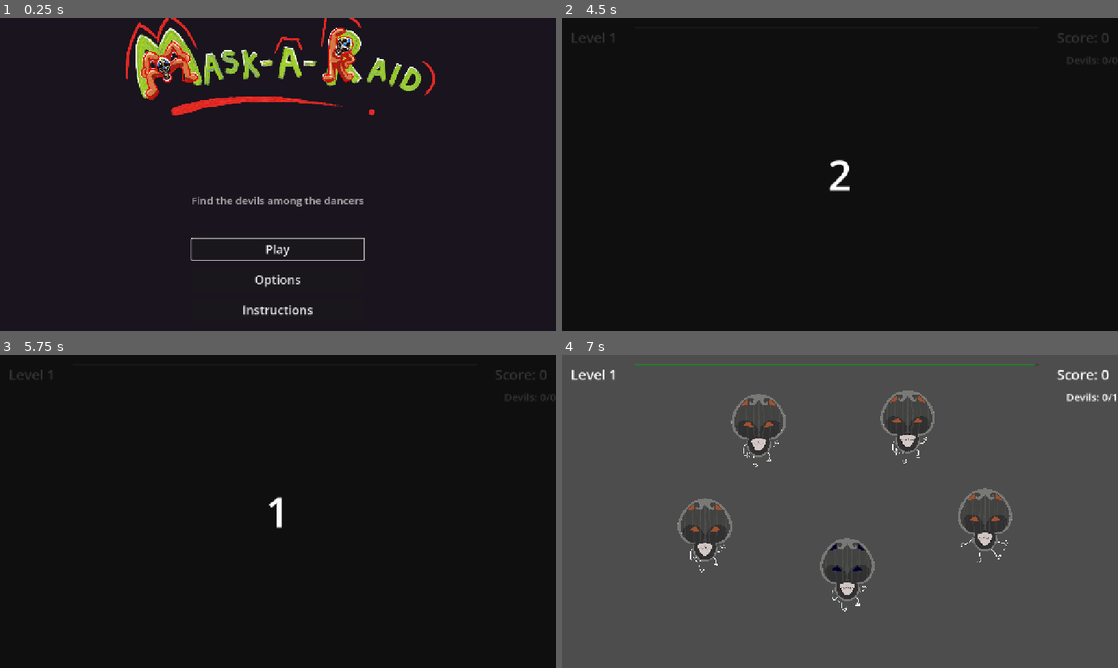
Above: before the commit, frames 1-4 (two rows, left to right).
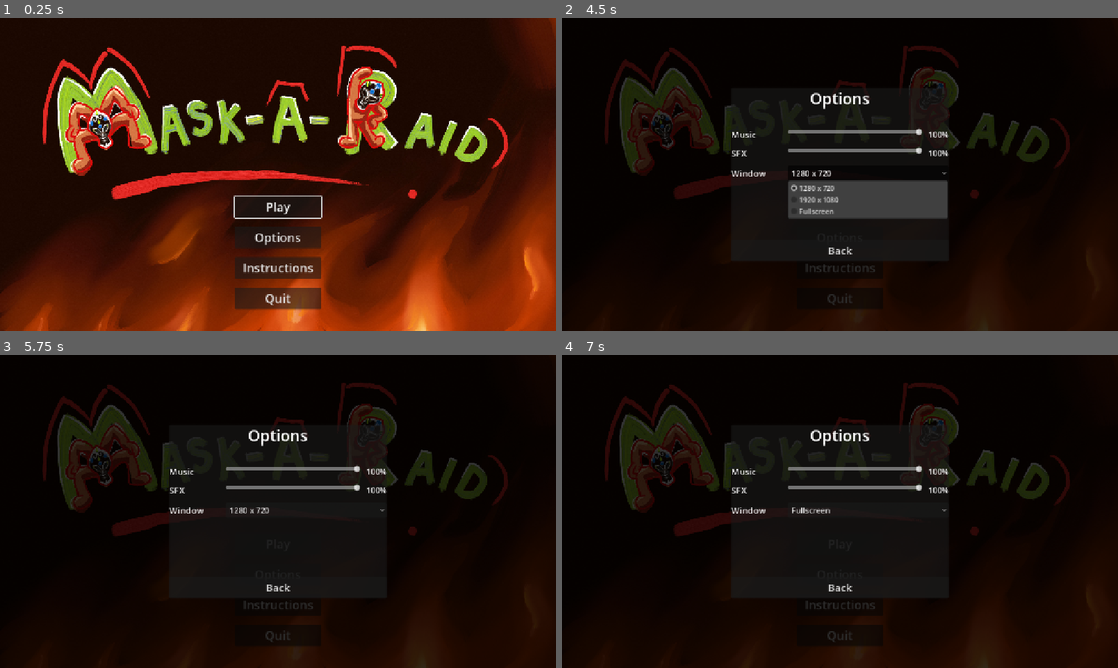
Above: after the commit, the same moments.

Repository: fahim-mygithub/Mask-A-Raid
Game: Godot game, scene res://scenes/main_menu.tscn
Two runs of this game, one before a commit and one after it. Both use one fixed random seed, a clock stepped at 60 frames per second and the inputs below.
Inputs (mouse positions are in pixels of both pictures, inside the frame that each line leads up to):
- Up to frame 1 (0.25 s): no input
- Up to frame 2 (4.5 s): click "Options" at 0.5 s; click "Instructions" at 1.25 s; click "Play" at 2 s; click "Play" at 2.75 s; click (840, 230) at 3.5 s, where only the run before the commit has a clickable "START"; click (867, 174) at 4.25 s, where only the run after the commit has a clickable "1280 x 720"
- Up to frame 3 (5.75 s): click (278, 605) at 5 s, where only the run after the commit has a clickable "Instructions"
- Up to frame 4 (7 s): click (867, 511) at 5.75 s, where only the run after the commit has a clickable "1280 x 720"; click (840, 542) at 6.5 s, where only the run after the commit has a clickable "Play"

The runs differ from the first frame. In frame 1, 98% of the frame differs, in the area x 0-100%, y 0-100%; in frame 2, 12%; in frame 3, 8.6%; in frame 4, 100%.

Commit message:
Add game scene visuals and custom cursor
- Add animated fire with boomerang animation (fire_1 to fire_7)
- Add background image and trees foreground layer
- Implement dynamic dancer z-ordering (behind/in front of fire)
- Add custom cursor (normal and hover states)
- Update main menu with fire background and larger title
- Position dance path to match ground oval

Diff:
--- a/scenes/main.tscn
+++ b/scenes/main.tscn
@@ -1,15 +1,21 @@
 [gd_scene format=3]
 
 [ext_resource type="Script" path="res://scripts/main.gd" id="1_main"]
+[ext_resource type="Texture2D" path="res://assets/ingame_scene_assets/mask_a_raid_background_gameqlay_no_fire_ground.jpg" id="2_bg"]
+[ext_resource type="Texture2D" path="res://assets/ingame_scene_assets/mask_a_raid_background_gameqlay_trees.png" id="3_trees"]
 
 [node name="Main" type="Node2D" unique_id=535886802]
 script = ExtResource("1_main")
 
-[node name="Background" type="ColorRect" parent="." unique_id=363746796]
-anchors_preset = 15
-anchor_right = 1.0
-anchor_bottom = 1.0
-color = Color(0.15, 0.1, 0.2, 1)
+[node name="Background" type="Sprite2D" parent="." unique_id=363746796]
+z_index = -10
+texture = ExtResource("2_bg")
+centered = false
+
+[node name="TreesLayer" type="Sprite2D" parent="."]
+z_index = 100
+texture = ExtResource("3_trees")
+centered = false
 
 [node name="GameArea" type="Node2D" parent="." unique_id=2113108269]
 
--- a/scenes/main_menu.tscn
+++ b/scenes/main_menu.tscn
@@ -1,11 +1,12 @@
-[gd_scene format=3]
+[gd_scene format=3 uid="uid://dx2v50dwkbn52"]
 
-[ext_resource type="Script" path="res://scripts/main_menu.gd" id="1_l6cm7"]
-[ext_resource type="Texture2D" path="res://assets/title_screen-assets/mask_a_raid_title_transparent.png" id="2_title"]
+[ext_resource type="Script" uid="uid://bkibjbodpomms" path="res://scripts/main_menu.gd" id="1_l6cm7"]
+[ext_resource type="Texture2D" uid="uid://blmpcf4blcpax" path="res://assets/title_screen-assets/mask_a_raid_title_transparent.png" id="2_title"]
 [ext_resource type="PackedScene" path="res://scenes/options_menu.tscn" id="3_options"]
-[ext_resource type="Texture2D" path="res://assets/title_screen-assets/Help_Menu.png" id="4_help"]
+[ext_resource type="Texture2D" uid="uid://qp2hxlgu0u1f" path="res://assets/title_screen-assets/Help_Menu.png" id="4_help"]
+[ext_resource type="Texture2D" uid="uid://b33cthvxellby" path="res://assets/title_screen-assets/title_fire_only.jpg" id="5_fire_bg"]
 
-[node name="root" type="Control"]
+[node name="root" type="Control" unique_id=790012264]
 layout_mode = 3
 anchors_preset = 15
 anchor_right = 1.0
@@ -14,115 +15,112 @@
 grow_vertical = 2
 script = ExtResource("1_l6cm7")
 
-[node name="Background" type="ColorRect" parent="."]
-layout_mode = 1
-anchors_preset = 15
-anchor_right = 1.0
-anchor_bottom = 1.0
-color = Color(0.1, 0.08, 0.12, 1)
-
-[node name="MainVBox" type="VBoxContainer" parent="."]
+[node name="Background" type="TextureRect" parent="." unique_id=2142848229]
 layout_mode = 1
 anchors_preset = 15
 anchor_right = 1.0
 anchor_bottom = 1.0
 grow_horizontal = 2
 grow_vertical = 2
-theme_override_constants/separation = 0
+texture = ExtResource("5_fire_bg")
+expand_mode = 1
+stretch_mode = 6
 
-[node name="TitleContainer" type="CenterContainer" parent="MainVBox"]
-layout_mode = 2
-size_flags_vertical = 3
-size_flags_stretch_ratio = 2.0
-
-[node name="TitleImage" type="TextureRect" parent="MainVBox/TitleContainer"]
-custom_minimum_size = Vector2(1600, 450)
-layout_mode = 2
+[node name="TitleImage" type="TextureRect" parent="." unique_id=327632167]
+layout_mode = 1
+anchors_preset = -1
+anchor_left = 0.075
+anchor_top = 0.02
+anchor_right = 0.925
+anchor_bottom = 0.5
+offset_left = -213.0
+offset_top = -6.3999996
+offset_right = 184.0
+offset_bottom = 325.0
+grow_horizontal = 2
 texture = ExtResource("2_title")
 expand_mode = 1
 stretch_mode = 5
 
-[node name="ContentContainer" type="CenterContainer" parent="MainVBox"]
-layout_mode = 2
-size_flags_vertical = 3
-size_flags_stretch_ratio = 1.5
+[node name="ContentContainer" type="CenterContainer" parent="." unique_id=1271580644]
+layout_mode = 1
+anchors_preset = -1
+anchor_top = 0.5
+anchor_right = 1.0
+anchor_bottom = 1.0
+grow_horizontal = 2
+grow_vertical = 2
 
-[node name="VBoxContainer" type="VBoxContainer" parent="MainVBox/ContentContainer"]
+[node name="VBoxContainer" type="VBoxContainer" parent="ContentContainer" unique_id=965424628]
 layout_mode = 2
 theme_override_constants/separation = 20
 
-[node name="Subtitle" type="Label" parent="MainVBox/ContentContainer/VBoxContainer"]
-layout_mode = 2
-theme_override_font_sizes/font_size = 24
-theme_override_colors/font_color = Color(0.7, 0.7, 0.7, 1)
-text = "Find the devils among the dancers"
-horizontal_alignment = 1
-
-[node name="Spacer" type="Control" parent="MainVBox/ContentContainer/VBoxContainer"]
-custom_minimum_size = Vector2(0, 30)
-layout_mode = 2
-
-[node name="PlayButton" type="Button" parent="MainVBox/ContentContainer/VBoxContainer"]
+[node name="PlayButton" type="Button" parent="ContentContainer/VBoxContainer" unique_id=2000181340]
 custom_minimum_size = Vector2(200, 50)
 layout_mode = 2
 theme_override_font_sizes/font_size = 28
 text = "Play"
 
-[node name="OptionsButton" type="Button" parent="MainVBox/ContentContainer/VBoxContainer"]
+[node name="OptionsButton" type="Button" parent="ContentContainer/VBoxContainer" unique_id=1260498720]
 custom_minimum_size = Vector2(200, 50)
 layout_mode = 2
 theme_override_font_sizes/font_size = 28
 text = "Options"
 
-[node name="InstructionsButton" type="Button" parent="MainVBox/ContentContainer/VBoxContainer"]
+[node name="InstructionsButton" type="Button" parent="ContentContainer/VBoxContainer" unique_id=1448220368]
 custom_minimum_size = Vector2(200, 50)
 layout_mode = 2
 theme_override_font_sizes/font_size = 28
 text = "Instructions"
 
-[node name="QuitButton" type="Button" parent="MainVBox/ContentContainer/VBoxContainer"]
+[node name="QuitButton" type="Button" parent="ContentContainer/VBoxContainer" unique_id=132194174]
 custom_minimum_size = Vector2(200, 50)
 layout_mode = 2
 theme_override_font_sizes/font_size = 28
 text = "Quit"
 
-[node name="OptionsMenu" parent="." instance=ExtResource("3_options")]
+[node name="OptionsMenu" parent="." unique_id=1248659011 instance=ExtResource("3_options")]
 visible = false
+layout_mode = 1
 
-[node name="InstructionsPopup" type="ColorRect" parent="."]
+[node name="InstructionsPopup" type="ColorRect" parent="." unique_id=757943675]
 visible = false
 layout_mode = 1
 anchors_preset = 15
 anchor_right = 1.0
 anchor_bottom = 1.0
+grow_horizontal = 2
+grow_vertical = 2
 color = Color(0, 0, 0, 0.9)
 
-[node name="CenterContainer" type="CenterContainer" parent="InstructionsPopup"]
+[node name="CenterContainer" type="CenterContainer" parent="InstructionsPopup" unique_id=1893107159]
 layout_mode = 1
 anchors_preset = 15
 anchor_right = 1.0
 anchor_bottom = 1.0
+grow_horizontal = 2
+grow_vertical = 2
 
-[node name="VBox" type="VBoxContainer" parent="InstructionsPopup/CenterContainer"]
+[node name="VBox" type="VBoxContainer" parent="InstructionsPopup/CenterContainer" unique_id=1040957456]
 layout_mode = 2
 theme_override_constants/separation = 20
 
-[node name="HelpImage" type="TextureRect" parent="InstructionsPopup/CenterContainer/VBox"]
+[node name="HelpImage" type="TextureRect" parent="InstructionsPopup/CenterContainer/VBox" unique_id=454278013]
 custom_minimum_size = Vector2(1400, 700)
 layout_mode = 2
 texture = ExtResource("4_help")
 expand_mode = 1
 stretch_mode = 5
 
-[node name="CloseButton" type="Button" parent="InstructionsPopup/CenterContainer/VBox"]
+[node name="CloseButton" type="Button" parent="InstructionsPopup/CenterContainer/VBox" unique_id=863854741]
 custom_minimum_size = Vector2(200, 50)
 layout_mode = 2
 size_flags_horizontal = 4
 theme_override_font_sizes/font_size = 24
 text = "Close"
 
-[connection signal="pressed" from="MainVBox/ContentContainer/VBoxContainer/PlayButton" to="." method="_on_play_pressed"]
-[connection signal="pressed" from="MainVBox/ContentContainer/VBoxContainer/OptionsButton" to="." method="_on_options_pressed"]
-[connection signal="pressed" from="MainVBox/ContentContainer/VBoxContainer/InstructionsButton" to="." method="_on_instructions_pressed"]
-[connection signal="pressed" from="MainVBox/ContentContainer/VBoxContainer/QuitButton" to="." method="_on_quit_pressed"]
+[connection signal="pressed" from="ContentContainer/VBoxContainer/PlayButton" to="." method="_on_play_pressed"]
+[connection signal="pressed" from="ContentContainer/VBoxContainer/OptionsButton" to="." method="_on_options_pressed"]
+[connection signal="pressed" from="ContentContainer/VBoxContainer/InstructionsButton" to="." method="_on_instructions_pressed"]
+[connection signal="pressed" from="ContentContainer/VBoxContainer/QuitButton" to="." method="_on_quit_pressed"]
 [connection signal="pressed" from="InstructionsPopup/CenterContainer/VBox/CloseButton" to="." method="_on_instructions_close"]
--- /dev/null
+++ b/scripts/autoload/fire_animation_loader.gd
@@ -0,0 +1,48 @@
+extends Node
+class_name FireAnimationLoader
+## Loads fire animation frames and creates a boomerang-style SpriteFrames resource.
+## Frames play: 1→2→3→4→5→6→7→6→5→4→3→2→(loop)
+
+const FIRE_FRAME_COUNT := 7
+const FIRE_PATH_TEMPLATE := "res://assets/ingame_scene_assets/fire_%d.png"
+const ANIMATION_FPS := 12.0
+
+static var _sprite_frames: SpriteFrames = null
+
+
+static func get_sprite_frames() -> SpriteFrames:
+	if _sprite_frames != null:
+		return _sprite_frames
+
+	_sprite_frames = SpriteFrames.new()
+
+	## Remove default animation
+	if _sprite_frames.has_animation("default"):
+		_sprite_frames.remove_animation("default")
+
+	## Create fire animation
+	_sprite_frames.add_animation("fire")
+	_sprite_frames.set_animation_speed("fire", ANIMATION_FPS)
+	_sprite_frames.set_animation_loop("fire", true)
+
+	## Load frames 1-7 (forward)
+	var textures: Array[Texture2D] = []
+	for i in range(1, FIRE_FRAME_COUNT + 1):
+		var path := FIRE_PATH_TEMPLATE % i
+		var texture := load(path) as Texture2D
+		if texture:
+			textures.append(texture)
+		else:
+			push_warning("[FireAnimationLoader] Failed to load: " + path)
+
+	## Add frames in boomerang order: 1,2,3,4,5,6,7,6,5,4,3,2
+	## Forward: 1→7
+	for i in range(textures.size()):
+		_sprite_frames.add_frame("fire", textures[i])
+
+	## Backward: 6→2 (skip 7 and 1 to avoid duplicates at transition)
+	for i in range(textures.size() - 2, 0, -1):
+		_sprite_frames.add_frame("fire", textures[i])
+
+	print("[FireAnimationLoader] Created boomerang animation with %d frames" % _sprite_frames.get_frame_count("fire"))
+	return _sprite_frames
--- a/scripts/autoload/game_manager.gd
+++ b/scripts/autoload/game_manager.gd
@@ -21,6 +21,11 @@
 var time_remaining: float = 0.0
 var timer_active: bool = false
 
+## Custom cursor textures
+var cursor_normal: Texture2D
+var cursor_hover: Texture2D
+var cursor_hotspot: Vector2 = Vector2(16, 16)  ## Center of 32x32 cursor
+
 ## Scoring configuration
 const SCORE_CORRECT: int = 100
 const SCORE_WRONG: int = -50
@@ -44,6 +49,77 @@
 func _ready() -> void:
 	print("[GameManager] Initialized")
 	print("[GameManager] Initial state: ", State.keys()[current_state])
+	_load_custom_cursors()
+
+
+func _load_custom_cursors() -> void:
+	cursor_normal = load("res://assets/cursor_asset/Target_Cursor.png")
+	cursor_hover = load("res://assets/cursor_asset/Target_Cursor_Outlined.png")
+
+	if cursor_normal:
+		## Set hotspot to center of cursor (assuming 32x32 cursor)
+		cursor_hotspot = Vector2(cursor_normal.get_width() / 2.0, cursor_normal.get_height() / 2.0)
+		Input.set_custom_mouse_cursor(cursor_normal, Input.CURSOR_ARROW, cursor_hotspot)
+		print("[GameManager] Custom cursor loaded: ", cursor_normal.get_size())
+	else:
+		push_warning("[GameManager] Failed to load custom cursor")
+
+	## Connect to scene tree to auto-setup buttons (for future nodes)
+	get_tree().node_added.connect(_on_node_added)
+
+	## Scan existing buttons after a frame (scene is loaded)
+	await get_tree().process_frame
+	_scan_all_buttons()
+
+
+func _scan_all_buttons() -> void:
+	## Find and setup all existing buttons in the scene tree
+	var buttons := _find_all_buttons(get_tree().root)
+	for button in buttons:
+		_setup_button_cursor(button)
+	print("[GameManager] Connected cursor to %d buttons" % buttons.size())
+
+
+func _find_all_buttons(node: Node) -> Array[BaseButton]:
+	var buttons: Array[BaseButton] = []
+	if node is BaseButton:
+		buttons.append(node as BaseButton)
+	for child in node.get_children():
+		buttons.append_array(_find_all_buttons(child))
+	return buttons
+
+
+func _on_node_added(node: Node) -> void:
+	## Auto-connect cursor hover for buttons
+	if node is BaseButton:
+		_setup_button_cursor(node as BaseButton)
+
+
+func _setup_button_cursor(button: BaseButton) -> void:
+	## Connect mouse enter/exit signals for cursor change
+	if not button.mouse_entered.is_connected(_on_button_mouse_entered):
+		button.mouse_entered.connect(_on_button_mouse_entered)
+	if not button.mouse_exited.is_connected(_on_button_mouse_exited):
+		button.mouse_exited.connect(_on_button_mouse_exited)
+
+
+func _on_button_mouse_entered() -> void:
+	set_cursor_hover()
+
+
+func _on_button_mouse_exited() -> void:
+	set_cursor_normal()
+
+
+## Cursor management
+func set_cursor_normal() -> void:
+	if cursor_normal:
+		Input.set_custom_mouse_cursor(cursor_normal, Input.CURSOR_ARROW, cursor_hotspot)
+
+
+func set_cursor_hover() -> void:
+	if cursor_hover:
+		Input.set_custom_mouse_cursor(cursor_hover, Input.CURSOR_ARROW, cursor_hotspot)
 
 
 func _process(delta: float) -> void:
--- a/scripts/dancer.gd
+++ b/scripts/dancer.gd
@@ -99,6 +99,7 @@
 
 	is_hovered = true
 	set_visual_state(VisualState.HOVERED)
+	GameManager.set_cursor_hover()
 	hovered.emit(self, true)
 
 
@@ -108,6 +109,7 @@
 
 	is_hovered = false
 	set_visual_state(VisualState.NORMAL)
+	GameManager.set_cursor_normal()
 	hovered.emit(self, false)
 
 
@@ -138,6 +140,9 @@
 
 
 func reveal(was_correct: bool) -> void:
+	## Reset cursor since dancer is no longer clickable
+	if is_hovered:
+		GameManager.set_cursor_normal()
 	if was_correct:
 		set_visual_state(VisualState.REVEALED_CORRECT)
 	else:
--- a/scripts/main.gd
+++ b/scripts/main.gd
@@ -1,13 +1,17 @@
 extends Node2D
 ## Main game scene - handles gameplay, dancers, and round logic.
 
-## Preload scenes
+## Preload scenes and scripts
 const DancerScene := preload("res://scenes/dancer.tscn")
 const LevelTransitionScene := preload("res://scenes/level_transition.tscn")
+const FireAnimationLoaderScript := preload("res://scripts/autoload/fire_animation_loader.gd")
 
 ## Node references
+@onready var background: Sprite2D = $Background
+@onready var trees_layer: Sprite2D = $TreesLayer
 @onready var dancer_path: Path2D = $GameArea/DancerPath
 @onready var dancers_container: Node2D = $GameArea/DancersContainer
+@onready var fire_pit: Node2D = $GameArea/FirePit
 @onready var hud: Control = $CanvasLayer/HUD
 @onready var timer_bar: ProgressBar = $CanvasLayer/HUD/TopBar/TimerBar
 @onready var score_label: Label = $CanvasLayer/HUD/TopBar/ScoreLabel
@@ -52,14 +56,33 @@
 	## Connect viewport resize signal
 	get_viewport().size_changed.connect(_on_viewport_resized)
 
+	## Setup background to fill viewport
+	_setup_background()
+
 	## Setup ellipse path for dancers
 	_setup_dancer_path()
 
+	## Setup animated fire
+	_setup_fire_animation()
+
 	## Create level transition overlay
 	_setup_level_transition()
 
 	## Show first level intro
 	_show_level_intro()
+
+
+func _process(_delta: float) -> void:
+	## Update dancer z-index based on Y position for depth effect
+	## Dancers at top (negative Y, behind fire) have lower z_index
+	## Dancers at bottom (positive Y, in front of fire) have higher z_index
+	for dancer in dancers:
+		if is_instance_valid(dancer):
+			## Map dancer's local Y position to z_index
+			## Y ranges roughly from -130 to +130 (radius_y)
+			## Map to z_index range of -5 to +5, with fire at 0
+			var local_y := dancer.position.y
+			dancer.z_index = int(local_y / 25.0)
 
 
 func _setup_level_transition() -> void:
@@ -69,22 +92,74 @@
 	level_transition.countdown_finished.connect(_on_countdown_finished)
 
 
+func _setup_background() -> void:
+	## Scale background to fill viewport while maintaining aspect ratio
+	var viewport_size := get_viewport_rect().size
+	var texture_size := background.texture.get_size()
+
+	## Calculate scale to cover the entire viewport
+	var scale_x := viewport_size.x / texture_size.x
+	var scale_y := viewport_size.y / texture_size.y
+	var bg_scale: float = maxf(scale_x, scale_y)
+
+	background.scale = Vector2(bg_scale, bg_scale)
+
+	## Scale trees layer to match
+	if trees_layer and trees_layer.texture:
+		var trees_size := trees_layer.texture.get_size()
+		var trees_scale_x := viewport_size.x / trees_size.x
+		var trees_scale_y := viewport_size.y / trees_size.y
+		var trees_scale: float = maxf(trees_scale_x, trees_scale_y)
+		trees_layer.scale = Vector2(trees_scale, trees_scale)
+
+	print("[Main] Background scaled to: ", bg_scale)
+
+
+func _setup_fire_animation() -> void:
+	## Create AnimatedSprite2D for the fire
+	var fire_sprite := AnimatedSprite2D.new()
+	fire_sprite.name = "FireSprite"
+	fire_sprite.sprite_frames = FireAnimationLoaderScript.get_sprite_frames()
+	fire_sprite.animation = "fire"
+	fire_sprite.play()
+
+	## Scale fire to match concept art proportions
+	fire_sprite.scale = Vector2(0.7, 0.7)
+
+	## Position fire higher up (negative Y) to sit at the fire pit center
+	## Compensate for game area being at 68% viewport height
+	fire_sprite.position = Vector2(0, -115)
+
+	## Fire z_index at 0 - dancers will dynamically go behind/in front based on Y
+	fire_sprite.z_index = 0
+
+	## Make fire semi-transparent so dancers are visible through it
+	fire_sprite.modulate.a = 0.7
+
+	## Add to fire pit
+	fire_pit.add_child(fire_sprite)
+	print("[Main] Fire animation started")
+
+
 func _on_viewport_resized() -> void:
 	var viewport_size := get_viewport_rect().size
 	var game_area: Node2D = $GameArea
-	game_area.position = viewport_size / 2
+	game_area.position = Vector2(viewport_size.x / 2, viewport_size.y * 0.68)
+	_setup_background()
 	print("[Main] Viewport resized to: ", viewport_size)
 
 
 func _setup_dancer_path() -> void:
 	var viewport_size := get_viewport_rect().size
 	var game_area: Node2D = $GameArea
-	game_area.position = viewport_size / 2
+	## Position game area lower to match the painted ground oval
+	game_area.position = Vector2(viewport_size.x / 2, viewport_size.y * 0.68)
 
 	var curve := Curve2D.new()
 	var center := Vector2.ZERO
-	var radius_x := viewport_size.x * 0.28
-	var radius_y := viewport_size.y * 0.25
+	## Wider ellipse to match the painted ground oval
+	var radius_x := viewport_size.x * 0.38
+	var radius_y := viewport_size.y * 0.18
 	var segments := 32
 
 	for i in range(segments):
--- a/scripts/main_menu.gd
+++ b/scripts/main_menu.gd
@@ -1,11 +1,11 @@
 extends Control
 ## Main menu screen - entry point for the game.
 
-@onready var title_image: TextureRect = $MainVBox/TitleContainer/TitleImage
-@onready var play_button: Button = $MainVBox/ContentContainer/VBoxContainer/PlayButton
-@onready var options_button: Button = $MainVBox/ContentContainer/VBoxContainer/OptionsButton
-@onready var instructions_button: Button = $MainVBox/ContentContainer/VBoxContainer/InstructionsButton
-@onready var quit_button: Button = $MainVBox/ContentContainer/VBoxContainer/QuitButton
+@onready var title_image: TextureRect = $TitleImage
+@onready var play_button: Button = $ContentContainer/VBoxContainer/PlayButton
+@onready var options_button: Button = $ContentContainer/VBoxContainer/OptionsButton
+@onready var instructions_button: Button = $ContentContainer/VBoxContainer/InstructionsButton
+@onready var quit_button: Button = $ContentContainer/VBoxContainer/QuitButton
 @onready var options_menu: Control = $OptionsMenu
 @onready var instructions_popup: ColorRect = $InstructionsPopup
 
Binary file added: assets/cursor_asset/Target_Cursor.png
Not shown, added: assets/cursor_asset/Target_Cursor.png.import
Binary file added: assets/cursor_asset/Target_Cursor_Outlined.png
Not shown, added: assets/cursor_asset/Target_Cursor_Outlined.png.import
Binary file added: assets/ingame_scene_assets/fire_1.png
Not shown, added: assets/ingame_scene_assets/fire_1.png.import
Binary file added: assets/ingame_scene_assets/fire_2.png
Not shown, added: assets/ingame_scene_assets/fire_2.png.import
Binary file added: assets/ingame_scene_assets/fire_3.png
Not shown, added: assets/ingame_scene_assets/fire_3.png.import
Binary file added: assets/ingame_scene_assets/fire_4.png
Not shown, added: assets/ingame_scene_assets/fire_4.png.import
(and 12 more such lines)
